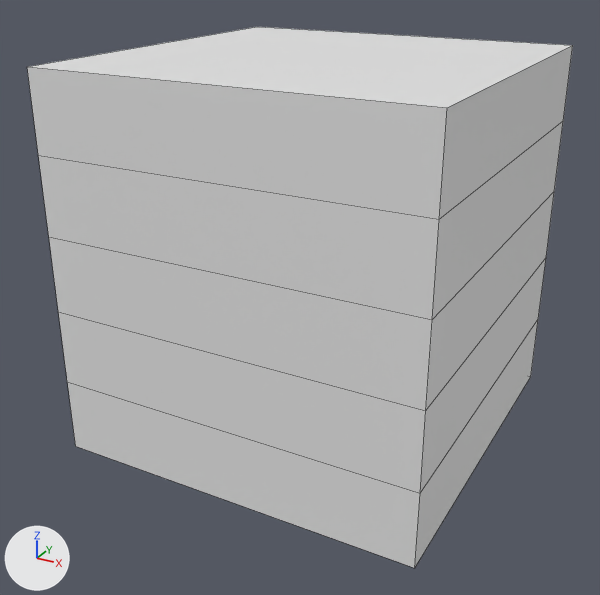
The Blender file rct2/scenery/ShrubsAndOrnaments/whg_Hedge/whg_V001.blend: old version first, new version second.
One viewpoint serves both versions: a 50 mm lens placed at (3.92, -7.62, 5.2), pointed at (-0.1, -0.3, 1.54). Lighting does not change. The marker at lower left points along +X, +Y and +Z. Mesh edges are drawn as thin lines. The same objects are shown in both versions, whatever each file hides.
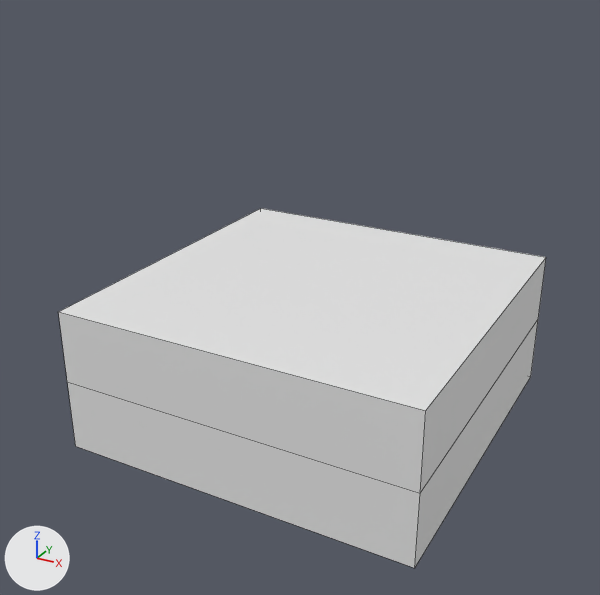
Patch to the scene script:
```diff
--- a/rct2/scenery/ShrubsAndOrnaments/whg_Hedge/whg_V001.blend.py
+++ b/rct2/scenery/ShrubsAndOrnaments/whg_Hedge/whg_V001.blend.py
@@ ob_cube_001 @@
 _m = ob_cube_001.modifiers.new('Array', 'ARRAY')
-_m.count = 5
 _m.constant_offset_displace = (0.0, 0.0, 0.0)
```

Location of each change, (x1, y1, x2, y2) in pixels of the pictures (600 x 595 px):
'Cube.001', modifiers changed (11% narrower, 33% shorter)
    before: (27, 27, 573, 568)
    after: (58, 208, 546, 568)
